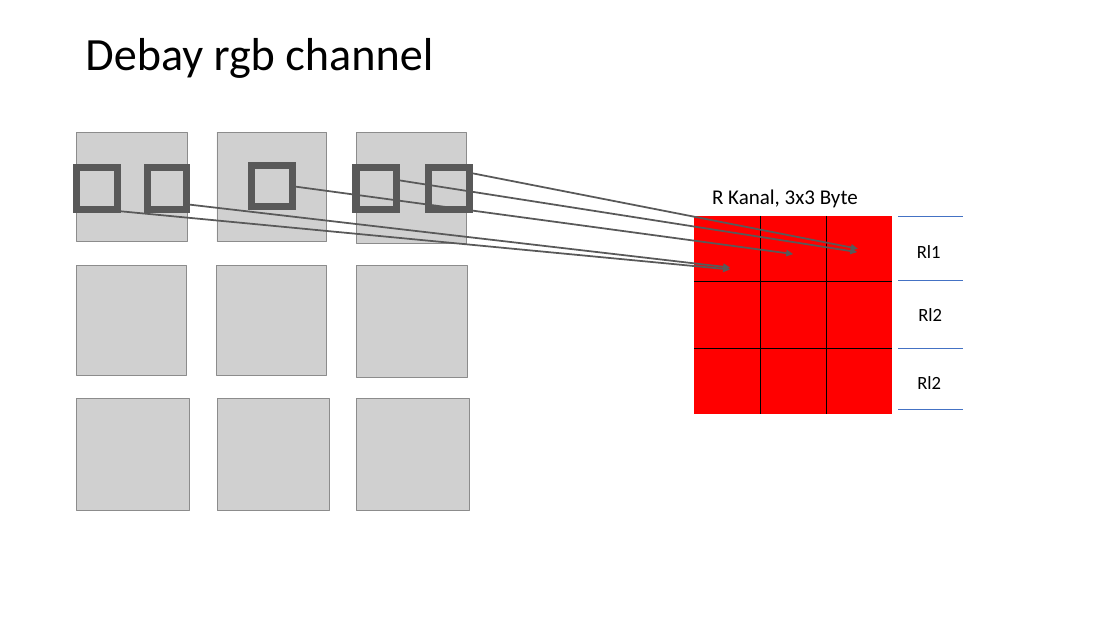
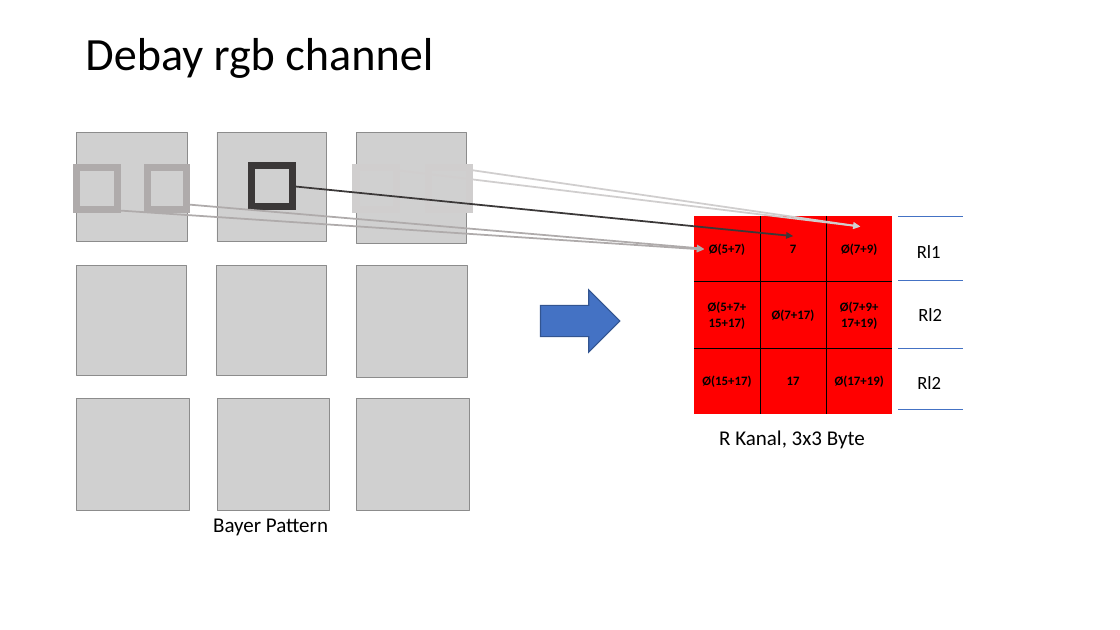
Before and after one commit to Chriss95De/Bachelors-Thesis-VHDL-Pattern-Detection, a slide deck: slide 5 of Dokumentation/Stand Oster/BayerPatternVearbeitung/Grafiken.pptx (slide 6 before the commit). Drawn at 1120x630 pixels with LibreOffice and Linux fonts; fonts in the diff are those of the drawing; grey boxes stand for pictures. Boxes give left, top, right and bottom in pixels: in the first picture for what was removed or moved away, otherwise in the second. Text is boxed around its words. In the diff, an @@ line names an element or a change of style, - is before the commit and + after.

```diff
--- a/Dokumentation/Stand Oster/BayerPatternVearbeitung/Grafiken.pptx
+++ b/Dokumentation/Stand Oster/BayerPatternVearbeitung/Grafiken.pptx
@@ rectangle at (76, 167, 118, 209): outline #595959 6 pt to #AFABAB 6 pt @@
@@ rectangle at (147, 167, 187, 209): outline #595959 6 pt to #AFABAB 6 pt @@
@@ rectangle at (252, 166, 293, 208): outline #595959 6 pt to #3B3838 6 pt @@
@@ rectangle at (356, 167, 397, 209): outline #595959 6 pt to #D0CECE 6 pt @@
@@ arrow moved from (397, 180) - (857, 252) to (397, 171) - (860, 227) @@
@@ arrow (397, 171) - (860, 227): stroke #595959 1.5 pt to #D0CECE 1.5 pt @@
@@ rectangle at (429, 167, 471, 209): outline #595959 6 pt to #D0CECE 6 pt @@
@@ arrow moved from (470, 173) - (858, 249) to (473, 171) - (860, 227) @@
@@ arrow (473, 171) - (860, 227): stroke #595959 1.5 pt to #D0CECE 1.5 pt @@
@@ arrow moved from (97, 209) - (730, 270) to (97, 209) - (704, 250) @@
@@ arrow (97, 209) - (704, 250): stroke #595959 1.5 pt to #AFABAB 1.5 pt @@
@@ arrow moved from (190, 205) - (730, 268) to (190, 205) - (704, 249) @@
@@ arrow (190, 205) - (704, 249): stroke #595959 1.5 pt to #AFABAB 1.5 pt @@
@@ arrow moved from (292, 187) - (793, 254) to (292, 187) - (793, 236) @@
@@ arrow (292, 187) - (793, 236): stroke #595959 1.5 pt to #3B3838 1.5 pt @@
@@ table at (694, 216, 893, 414) @@
-row 1:  |  | 
+row 1: Ø(5+7) | 7 | Ø(7+9)
-row 2:  |  | 
+row 2: Ø(5+7+ / 15+17) | Ø(7+17) | Ø(7+9+ / 17+19)
-row 3:  |  | 
+row 3: Ø(15+17) | 17 | Ø(17+19)
@@ right arrow added at (540, 290, 620, 352), fill #4472C4, outline #325491 1 pt @@
@@ text "R Kanal, 3x3 Byte": place and size @@
-text "R Kanal, 3x3 Byte" at (712, 189, 858, 208)
+text "R Kanal, 3x3 Byte" at (719, 430, 865, 449)
@@ text added at (213, 518, 328, 536), 18 pt, text #000000 @@
+Bayer Pattern
```
Also in this commit, not shown: 1 slide removed, 14 other files.
